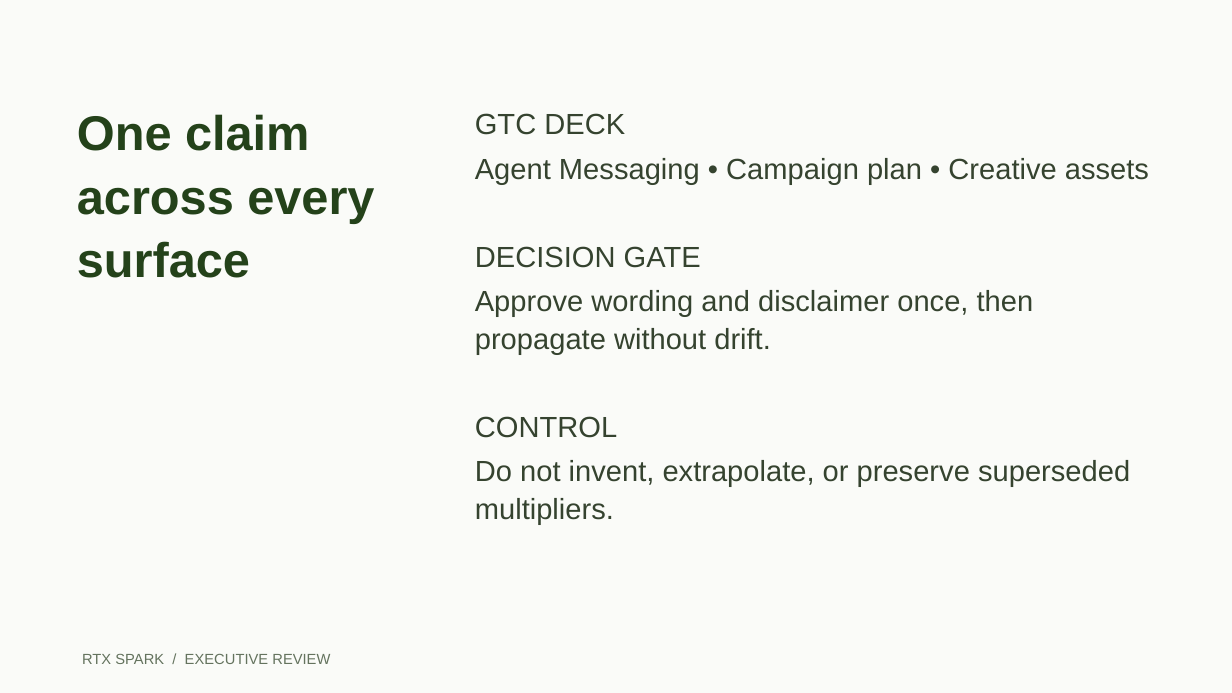
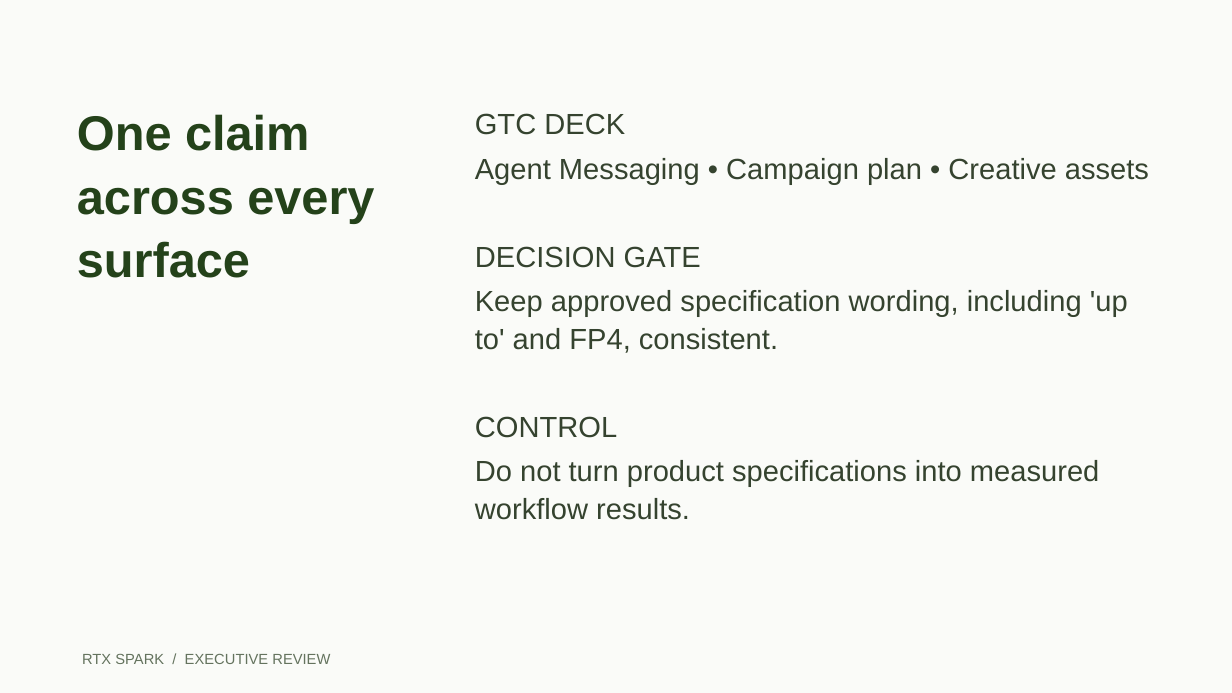
Before and after one commit to CalebJKim/chief-of-staff-agent, a slide deck: slide 5 of demo/templates/rtx-spark-exec-review.pptx. Drawn at 1232x693 pixels with LibreOffice and Linux fonts; fonts in the diff are those of the drawing. Boxes give left, top, right and bottom in pixels: in the first picture for what was removed or moved away, otherwise in the second. Text is boxed around its words. In the diff, an @@ line names an element or a change of style, - is before the commit and + after.

Commit message:
Update product specifications, reference tracker, and Second Brain demo content

```diff
--- a/demo/templates/rtx-spark-exec-review.pptx
+++ b/demo/templates/rtx-spark-exec-review.pptx
@@ text at bbox=[475, 290, 1128, 353]: text changed @@
-Approve wording and disclaimer once, then propagate without drift.
+Keep approved specification wording, including 'up to' and FP4, consistent.
@@ text at bbox=[475, 460, 1100, 520]: text changed @@
-Do not invent, extrapolate, or preserve superseded multipliers.
+Do not turn product specifications into measured workflow results.
```
Also in this commit, not shown: 2 other slides changed, 32 other files.
